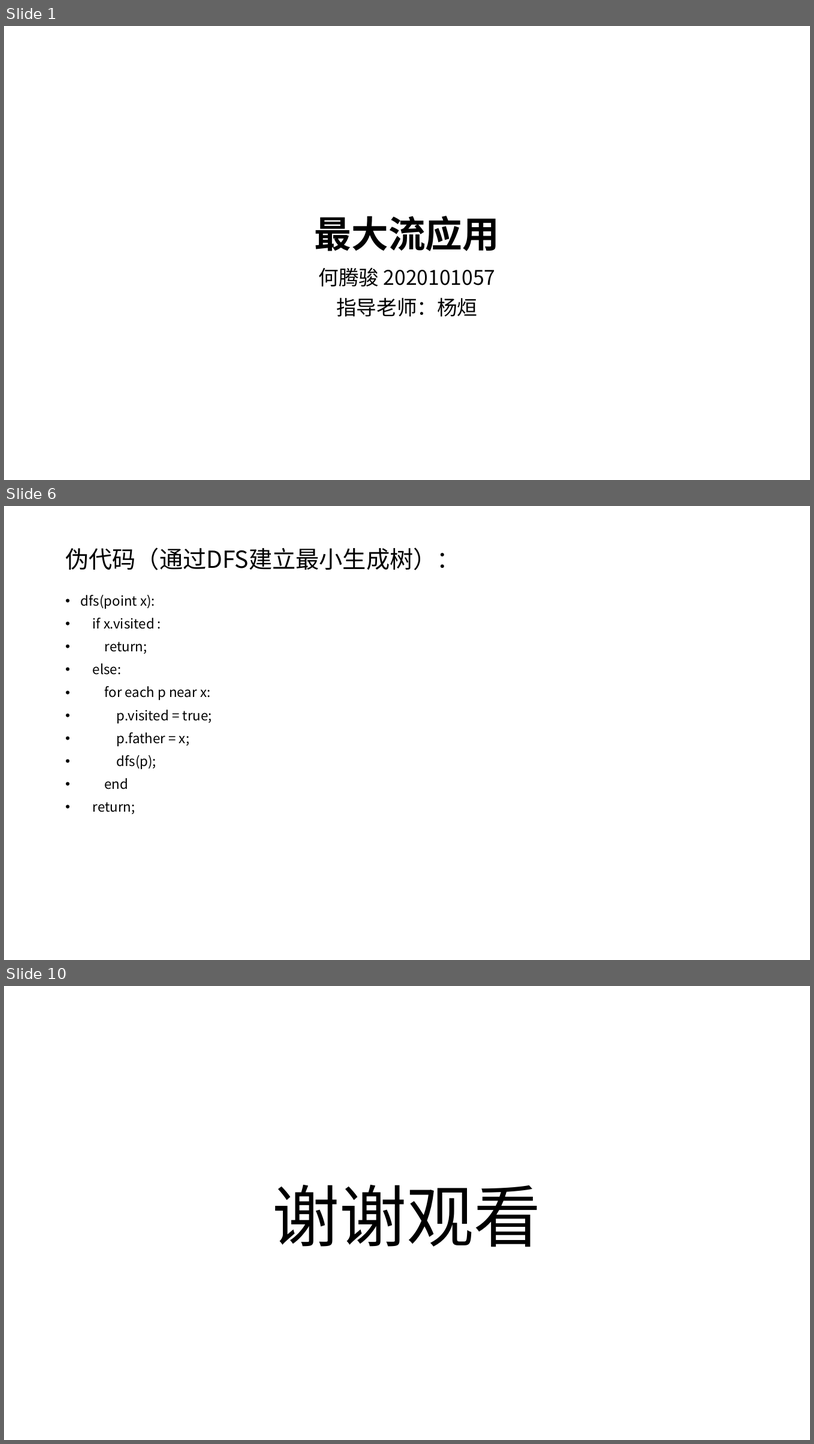
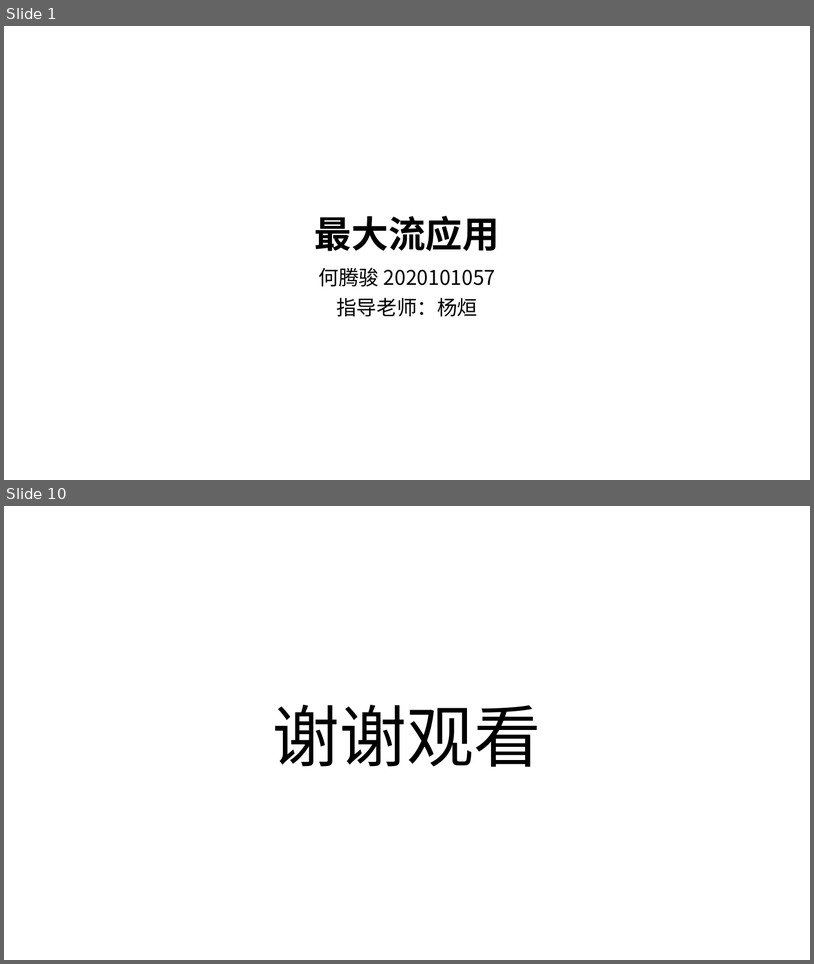
Before and after one commit to VirtualPuffer/Algorithm_Experiment, a slide deck: report/实验6/算法实验06.pptx. Shown one above the other, each under a label of ours: slides 1, 6 and 10 before the commit, slides 1 and 10 after it; the slides between them are not shown. The pictures are 814x1444 and 814x964 pixels, drawn with LibreOffice and Linux fonts; fonts in the diff are those of the drawing. Boxes give left, top, right and bottom in pixels: in the first picture for what was removed or moved away, otherwise in the second. Text is boxed around its words. In the diff, an @@ line names an element or a change of style, - is before the commit and + after.

```diff
--- a/report/实验6/算法实验06.pptx
+++ b/report/实验6/算法实验06.pptx
@@ slide 6 removed at (4,506,810,960), background #FFFFFF @@
@@ title removed at (65,547,460,570) @@
-伪代码（通过DFS建立最小生成树）：
@@ text removed at (81,595,212,814) @@
-• dfs(point x):
-• if x.visited :
-• return;
-• else:
-• for each p near x:
-• p.visited = true;
-• p.father = x;
-• dfs(p);
-• end
-• return;
```
Also in this commit, not shown: 1 slide changed, 7 slides added, 6 other slides removed, 2 other files.
